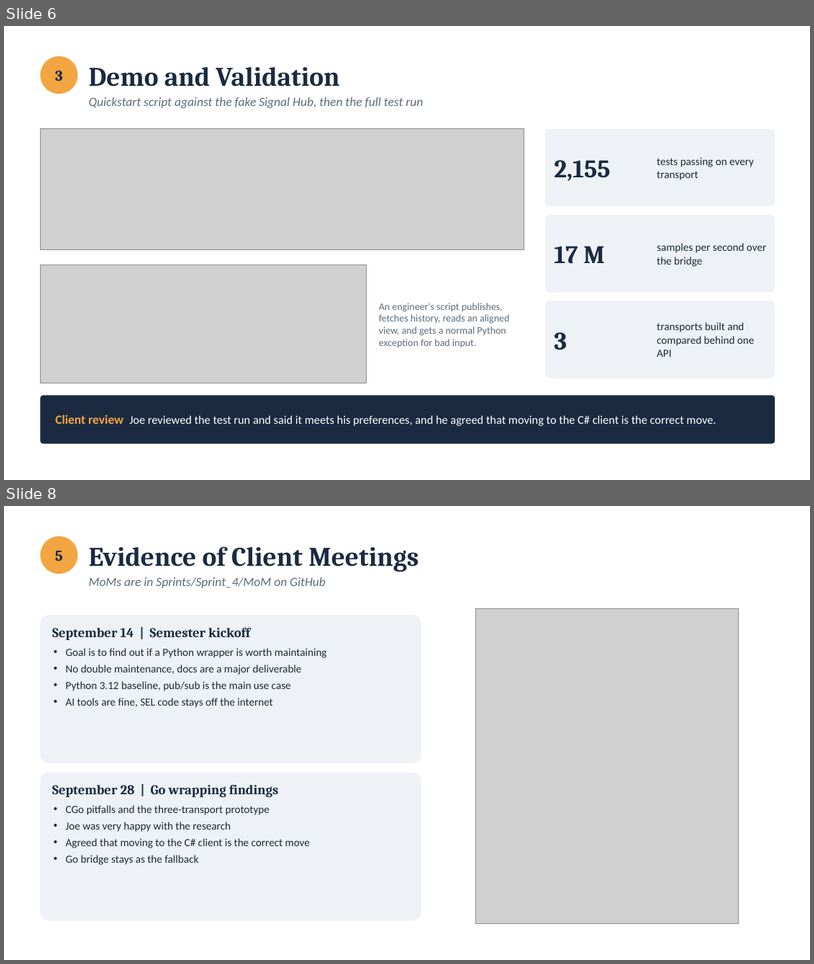
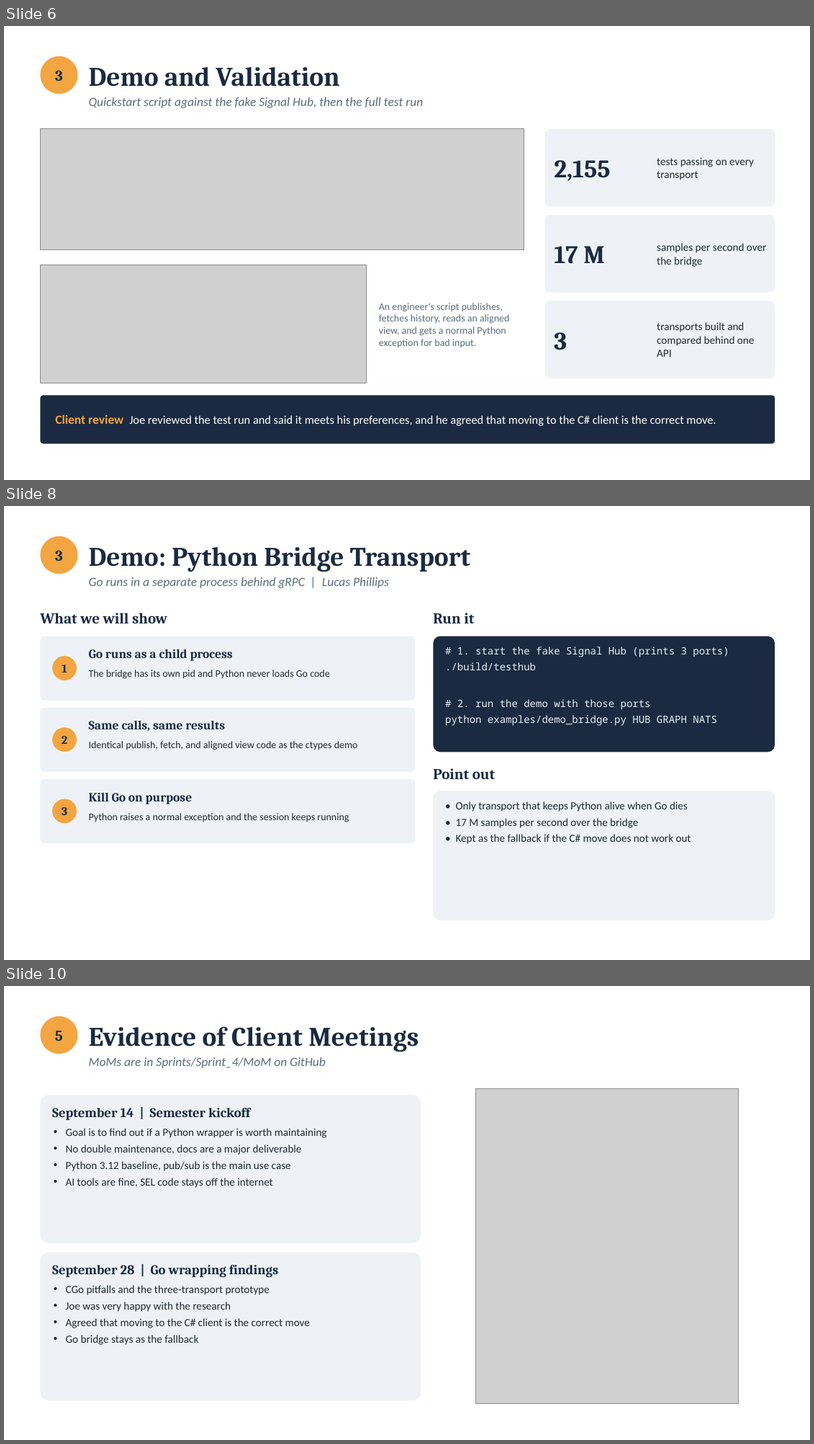
Before and after one commit to calebh13/sel-blueframe-sdk, a slide deck: Sprints/Sprint_4/Sprint 4 Presentation.pptx. Shown one above the other, each under a label of ours: slides 6 and 8 before the commit, slides 6, 8 and 10 after it; the slides between them are not shown. The pictures are 814x964 and 814x1444 pixels, drawn with LibreOffice and Linux fonts; fonts in the diff are those of the drawing; grey boxes stand for pictures. Boxes give left, top, right and bottom in pixels: in the first picture for what was removed or moved away, otherwise in the second. Text is boxed around its words. In the diff, an @@ line names an element or a change of style, - is before the commit and + after.

```diff
--- a/Sprints/Sprint_4/Sprint 4 Presentation.pptx
+++ b/Sprints/Sprint_4/Sprint 4 Presentation.pptx
@@ slide 8 added at (4, 506, 810, 960), background #FFFFFF @@
@@ ellipse added at (40, 536, 78, 574), fill #F2A541, 18 pt, text #1B2A41, bold @@
+3
@@ text added at (89, 547, 471, 572), 32 pt, text #1B2A41, bold @@
+Demo: Python Bridge Transport
@@ text added at (89, 577, 389, 588), 15 pt, text #5B6B7A, italic @@
+Go runs in a separate process behind gRPC | Lucas Phillips
@@ text added at (40, 613, 167, 623), 18 pt, text #1B2A41, bold @@
+What we will show
@@ text added at (433, 613, 474, 623), 18 pt, text #1B2A41, bold @@
+Run it
@@ rounded rectangle added at (40, 636, 415, 700), fill #EEF2F6 @@
@@ ellipse added at (52, 656, 77, 680), fill #F2A541, 14 pt, text #1B2A41, bold @@
+1
@@ text added at (89, 649, 233, 661), 15 pt, text #1B2A41, bold @@
+Go runs as a child process
@@ rounded rectangle added at (434, 636, 775, 752), fill #1B2A41 @@
@@ text added at (445, 646, 729, 726), 12 pt, text #E8EEF4 @@
+# 1. start the fake Signal Hub (prints 3 ports)
+./build/testhub
+# 2. run the demo with those ports
+python examples/demo_bridge.py HUB GRAPH NATS
@@ text added at (89, 669, 329, 679), 12 pt, text #1F2933 @@
+The bridge has its own pid and Python never loads Go code
@@ rounded rectangle added at (40, 708, 415, 772), fill #EEF2F6 @@
@@ text added at (89, 721, 225, 731), 15 pt, text #1B2A41, bold @@
+Same calls, same results
@@ ellipse added at (52, 728, 77, 752), fill #F2A541, 14 pt, text #1B2A41, bold @@
+2
@@ text added at (89, 741, 358, 750), 12 pt, text #1F2933 @@
+Identical publish, fetch, and aligned view code as the ctypes demo
@@ rounded rectangle added at (40, 779, 415, 843), fill #EEF2F6 @@
@@ text added at (433, 768, 496, 779), 18 pt, text #1B2A41, bold @@
+Point out
@@ ellipse added at (52, 799, 77, 823), fill #F2A541, 14 pt, text #1B2A41, bold @@
+3
@@ text added at (89, 793, 193, 804), 15 pt, text #1B2A41, bold @@
+Kill Go on purpose
@@ rounded rectangle added at (434, 790, 775, 920), fill #EEF2F6 @@
@@ text added at (456, 801, 692, 844), 13 pt, text #1F2933 @@
+• Only transport that keeps Python alive when Go dies
+• 17 M samples per second over the bridge
+• Kept as the fallback if the C# move does not work out
@@ text added at (89, 813, 349, 822), 12 pt, text #1F2933 @@
+Python raises a normal exception and the session keeps running
@@ what was slide 8 is now slide 10 @@
```
Also in this commit, not shown: 3 slides changed, 1 other slide added, 1 other file.
